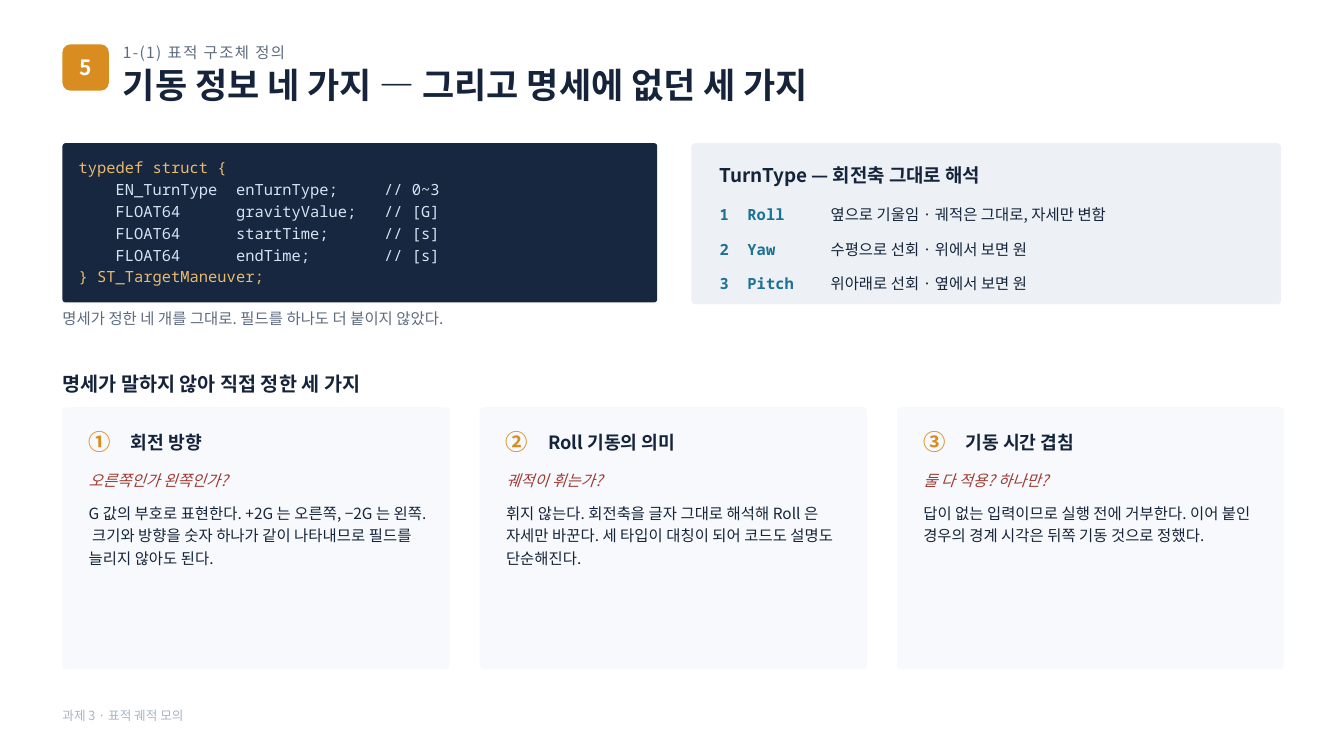
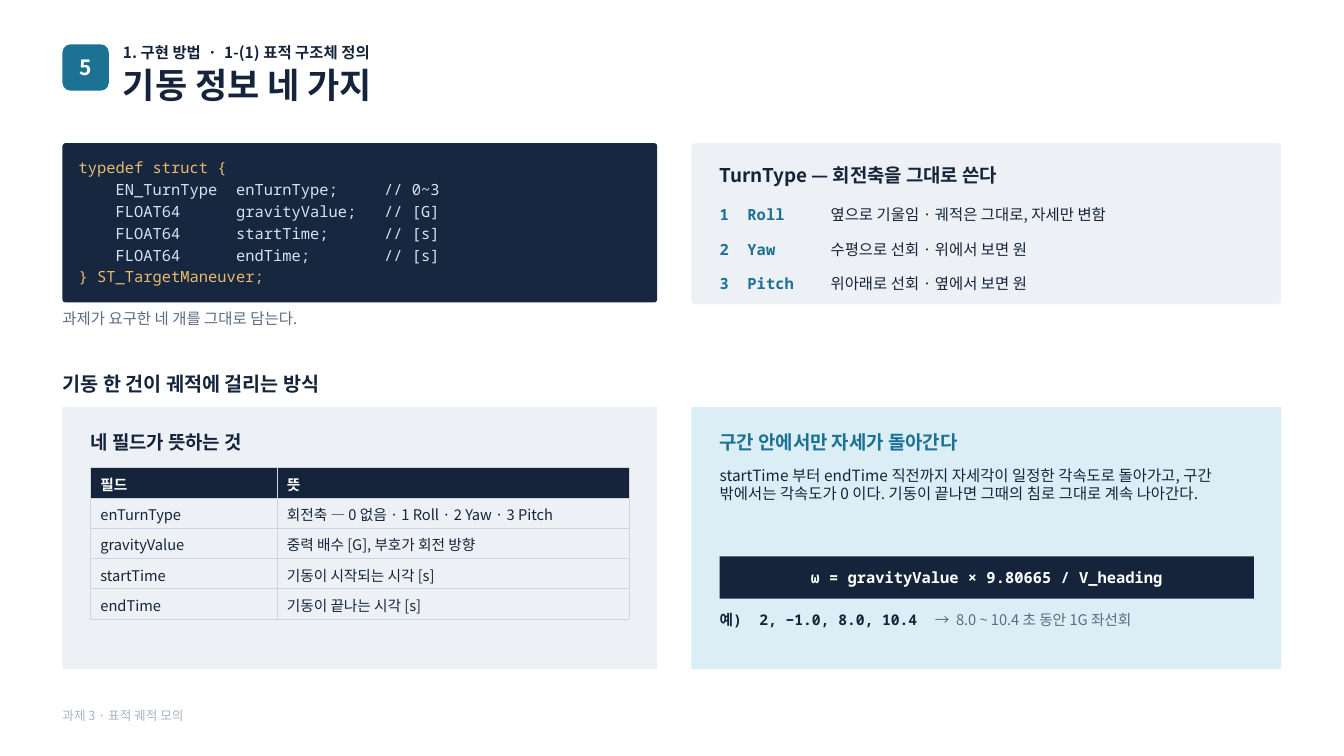
Before and after one commit to harley-hwan/radar-sw-study, a slide deck: slide 7 of Part3_TargetSim/ref/과제3_구현방법_시뮬레이션조건.pptx (slide 6 before the commit). Drawn at 1344x756 pixels with LibreOffice and Linux fonts; fonts in the diff are those of the drawing. Boxes give left, top, right and bottom in pixels: in the first picture for what was removed or moved away, otherwise in the second. Text is boxed around its words. In the diff, an @@ line names an element or a change of style, - is before the commit and + after.

```diff
--- a/Part3_TargetSim/ref/과제3_구현방법_시뮬레이션조건.pptx
+++ b/Part3_TargetSim/ref/과제3_구현방법_시뮬레이션조건.pptx
@@ rounded rectangle at bbox=[63, 44, 109, 91]: fill #D98C1F to #1C7293 @@
@@ text at bbox=[123, 45, 369, 61]: text changed; text colour #5C6B80 to #15243A; bold on @@
-1-(1) 표적 구조체 정의
+1. 구현 방법 · 1-(1) 표적 구조체 정의
@@ text at bbox=[123, 68, 371, 101]: text changed @@
-기동 정보 네 가지 — 그리고 명세에 없던 세 가지
+기동 정보 네 가지
@@ text at bbox=[720, 166, 997, 186]: text changed @@
-TurnType — 회전축 그대로 해석
+TurnType — 회전축을 그대로 쓴다
@@ text at bbox=[62, 311, 297, 325]: text changed @@
-명세가 정한 네 개를 그대로. 필드를 하나도 더 붙이지 않았다.
+과제가 요구한 네 개를 그대로 담는다.
@@ text at bbox=[63, 374, 319, 393]: text changed @@
-명세가 말하지 않아 직접 정한 세 가지
+기동 한 건이 궤적에 걸리는 방식
@@ rectangle: place and size @@
-rectangle at bbox=[63, 407, 450, 669]
+rectangle at bbox=[63, 407, 657, 669]
@@ rectangle at bbox=[63, 407, 657, 669]: rounded rectangle to rectangle; fill #F7F9FC to #EDF1F6 @@
@@ rounded rectangle removed at bbox=[480, 407, 867, 669] @@
@@ rectangle added at bbox=[692, 407, 1281, 669], fill #DBEEF5 @@
@@ rounded rectangle removed at bbox=[897, 407, 1285, 669] @@
@@ text removed at bbox=[89, 431, 111, 452] @@
-①
@@ text added at bbox=[91, 433, 242, 451], 13.5 pt, text #15243A, bold @@
+네 필드가 뜻하는 것
@@ text removed at bbox=[131, 433, 202, 451] @@
-회전 방향
@@ text removed at bbox=[506, 431, 528, 452] @@
-②
@@ text removed at bbox=[548, 433, 675, 451] @@
-Roll 기동의 의미
@@ text added at bbox=[720, 433, 957, 451], 13.5 pt, text #1C7293, bold @@
+구간 안에서만 자세가 돌아간다
@@ text removed at bbox=[923, 431, 945, 452] @@
-③
@@ text removed at bbox=[966, 433, 1074, 451] @@
-기동 시간 겹침
@@ text removed at bbox=[89, 473, 227, 487] @@
-오른쪽인가 왼쪽인가?
@@ table added at bbox=[91, 468, 629, 619], 5 rows, 2 columns @@
+필드 | 뜻
+enTurnType | 회전축 — 0 없음 · 1 Roll · 2 Yaw · 3 Pitch
+gravityValue | 중력 배수 [G], 부호가 회전 방향
+startTime | 기동이 시작되는 시각 [s]
+endTime | 기동이 끝나는 시각 [s]
@@ text removed at bbox=[506, 473, 602, 488] @@
-궤적이 휘는가?
@@ text added at bbox=[720, 468, 1211, 501], 11 pt, text #15243A @@
+startTime 부터 endTime 직전까지 자세각이 일정한 각속도로 돌아가고, 구간 밖에서는 각속도가 0 이다. 기동이 끝나면 그때의 침로 그대로 계속 나아간다.
@@ text removed at bbox=[923, 473, 1048, 487] @@
-둘 다 적용? 하나만?
@@ text removed at bbox=[89, 506, 427, 566] @@
-G 값의 부호로 표현한다. +2G 는 오른쪽, −2G 는 왼쪽. 크기와 방향을 숫자 하나가 같이 나타내므로 필드를 늘리지 않아도 된다.
@@ text removed at bbox=[506, 506, 833, 566] @@
-휘지 않는다. 회전축을 글자 그대로 해석해 Roll 은 자세만 바꾼다. 세 타입이 대칭이 되어 코드도 설명도 단순해진다.
@@ text removed at bbox=[923, 506, 1250, 543] @@
-답이 없는 입력이므로 실행 전에 거부한다. 이어 붙인 경우의 경계 시각은 뒤쪽 기동 것으로 정했다.
@@ rectangle added at bbox=[720, 557, 1254, 599], fill #15243A @@
@@ text added at bbox=[811, 571, 1162, 587], 11 pt, text #FFFFFF, bold @@
+ω = gravityValue × 9.80665 / V_heading
@@ text added at bbox=[720, 612, 1131, 628], 10.5 pt, text #15243A, bold @@
+예) 2, −1.0, 8.0, 10.4 → 8.0 ~ 10.4 초 동안 1G 좌선회
```
Also in this commit, not shown: 12 other slides changed, 4 slides added, 43 other files.
